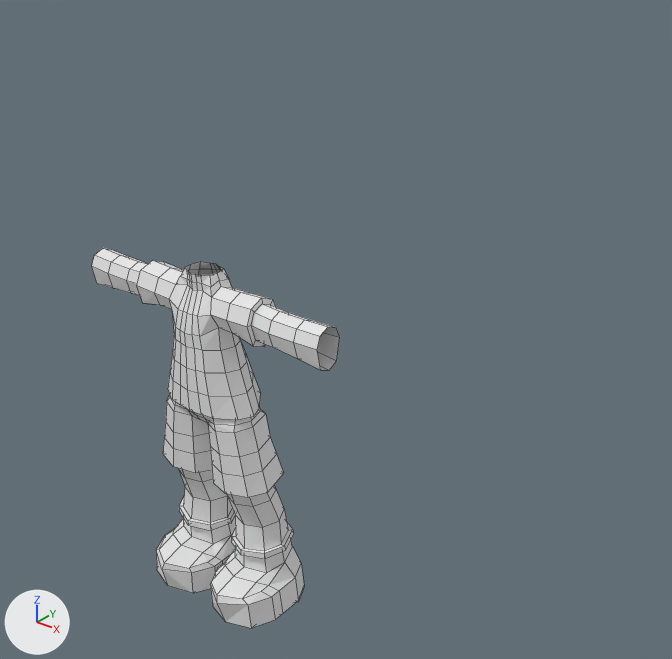
The Blender file Turma_POA/Base_Personagem_Aula.blend: old version first, new version second.
The view is the same before and after, from a camera (50 mm lens) standing at (2.17, -2.0, 1.44) and looking at (0.41, 0.2, 0.07). Arrows for +X, +Y and +Z are at lower left; the lights stay in place. The picture after the commit comes second. Mesh edges are drawn as thin lines.
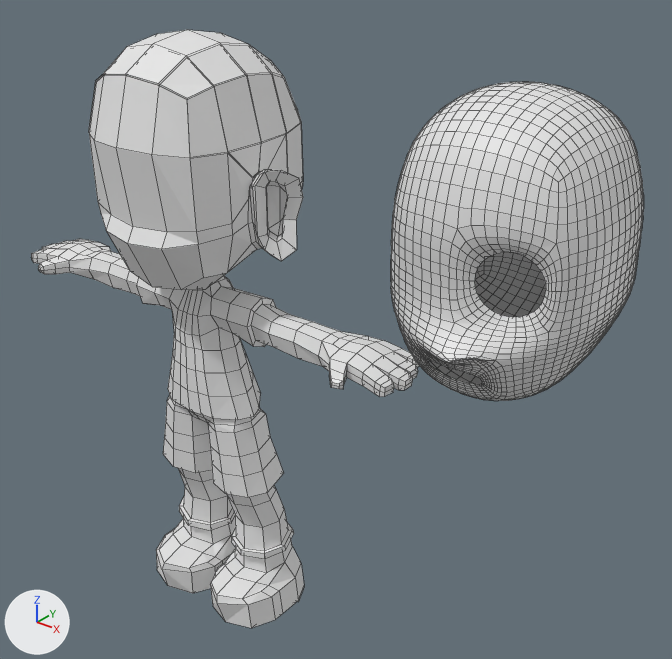
Location of each change, [x1, y1, x2, y2] in pixels of the pictures (672 x 659 px):
'Circle', reshaped (56% wider, 46% taller): before [92, 248, 340, 628]; after [31, 74, 419, 628]
'Cube.001', added: after [391, 82, 644, 401]
'Circle.001', added: after [88, 30, 303, 188]
part 1 of me_circle, built on: before [92, 248, 340, 370]; after [31, 74, 419, 397]

The change in detail:
me_circle is used by ob_circle; location (0.0, 0.0, 0.0).
me_circle had 292 vertices, 272 faces and spanned x 0.0..0.545, y -0.184..0.219, z -1.117..0.25.
me_circle now has 561 vertices, 535 faces and spans x -0.226..0.864, y -0.309..0.375, z -1.117..1.017.
me_circle part 1: 25 vertices moved from x 0.0..0.45, y -0.056..0.079, z 0.054..0.25 to x 0.0..0.45, y -0.052..0.067, z 0.057..0.236; 13 vertices removed from x 0.0..0.545, y -0.058..0.058, z 0.045..0.25; 282 vertices added at x -0.226..0.864, y -0.309..0.375, z 0.063..1.017.
Mesh me_circle_001 is new.
It has 42 vertices, 30 faces and spans x 0.0..0.297, y -0.248..0.375, z 0.298..1.017.
Mesh me_cube_001 is new.
It has 160 vertices, 152 faces and spans x -0.289..0.289, y -0.353..0.375, z -0.387..0.4.
Object 'Circle.001' (ob_circle_001) is new; it shows me_circle_001.
Its location is (0.0, 0.0, 0.0).
Its scale is (1.01, 1.01, 1.01).
It gains a MIRROR modifier named 'Mirror'.
Modifier setting: use_bisect_axis = (True, False, False).
Modifier setting: use_clip = True.
Object 'Cube.001' (ob_cube_001) is new; it shows me_cube_001.
Its location is (1.145, 0.0, 0.617).
It gains a SUBSURF modifier named 'Subdivision'.
